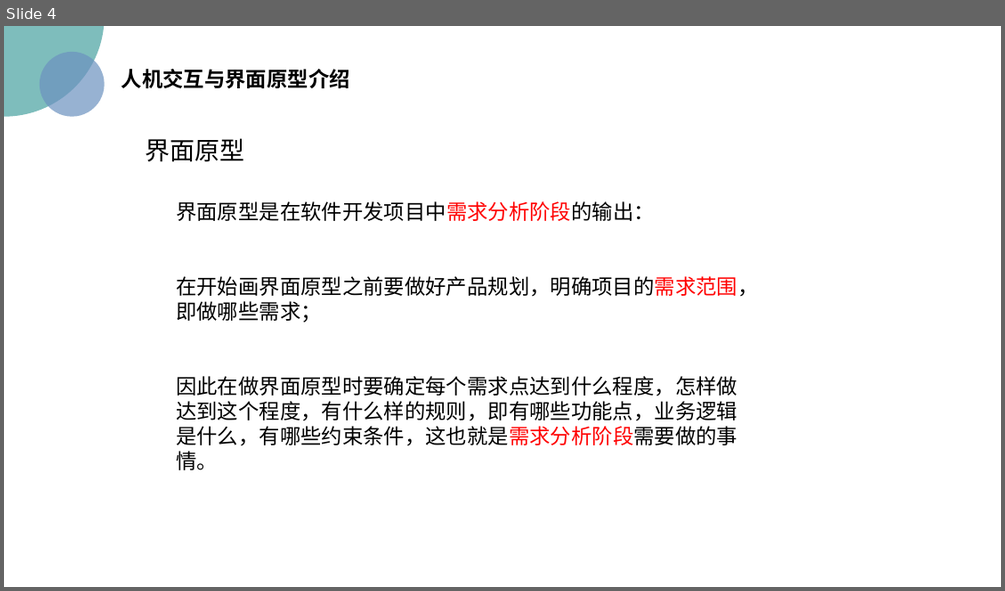
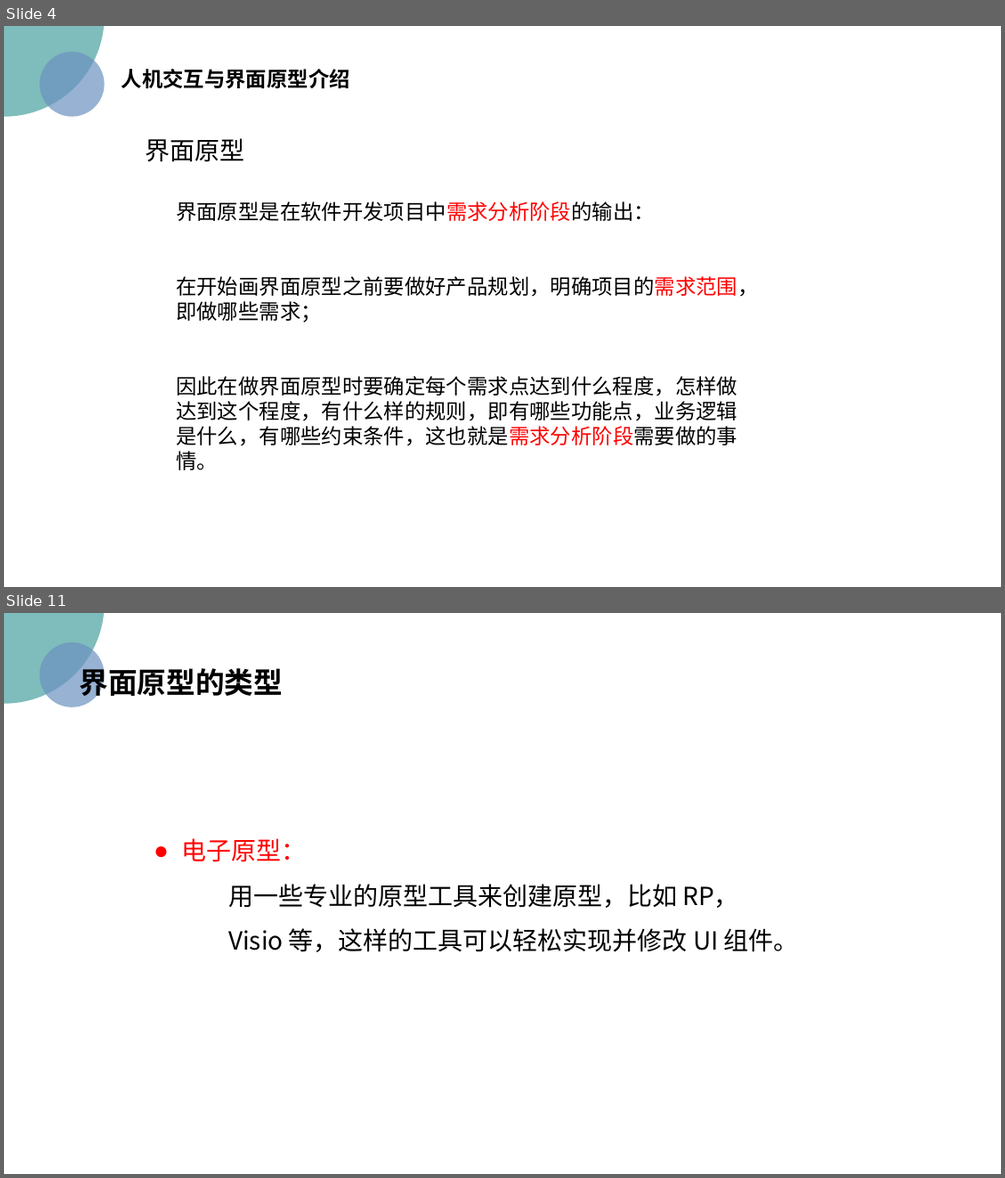
Before and after one commit to PRD2018/PRD2018-G15, a slide deck: 2018-11-4/UML基础2—吕迪部分.pptx. Shown one above the other, each under a label of ours: slide 4 before the commit, slides 4 and 11 after it; the slides between them are not shown. The pictures are 1005x591 and 1005x1178 pixels, drawn with LibreOffice and Linux fonts; fonts in the diff are those of the drawing; background and template pictures are left out. Boxes give left, top, right and bottom in pixels: in the first picture for what was removed or moved away, otherwise in the second. Text is boxed around its words. In the diff, an @@ line names an element or a change of style, - is before the commit and + after.

```diff
--- a/2018-11-4/UML基础2—吕迪部分.pptx
+++ b/2018-11-4/UML基础2—吕迪部分.pptx
@@ slide 11 added at (4, 613, 1001, 1174), background picture (left out) @@
@@ ellipse added at (4, 613, 105, 704), fill #48A2A0 at 70% opacity @@
@@ ellipse added at (39, 642, 105, 707), fill #6C92C0 at 70% opacity @@
@@ text added at (80, 664, 283, 701), 28 pt, text #000000, bold @@
+界面原型的类型
@@ text added at (182, 838, 799, 952), 24 pt, text #000000 @@
+● 电子原型：
+用一些专业的原型工具来创建原型，比如 RP，
+Visio 等，这样的工具可以轻松实现并修改 UI 组件。
```
Also in this commit, not shown: 1 slide changed, 29 other slides added, 1 other file.
